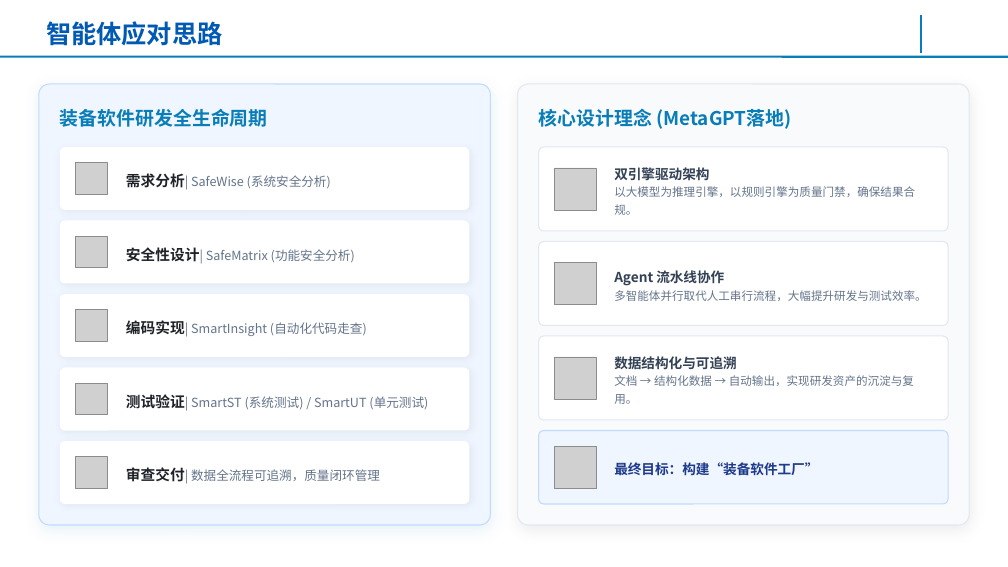
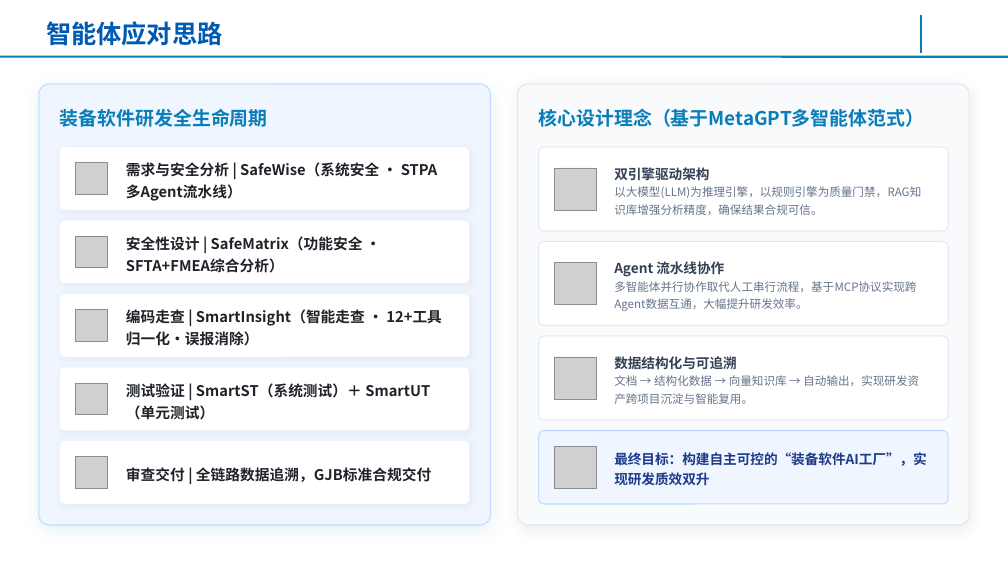
Before and after one commit to AgentForSE/.github, a slide deck: slide 5 of 基于AgentForSE五大智能体的装备软件智能研发平台-0.1.pptx. Drawn at 1008x567 pixels with LibreOffice and Linux fonts; fonts in the diff are those of the drawing; grey boxes stand for pictures; background and template pictures are left out. Boxes give left, top, right and bottom in pixels: in the first picture for what was removed or moved away, otherwise in the second. Text is boxed around its words. In the diff, an @@ line names an element or a change of style, - is before the commit and + after.

```diff
--- a/基于AgentForSE五大智能体的装备软件智能研发平台-0.1.pptx
+++ b/基于AgentForSE五大智能体的装备软件智能研发平台-0.1.pptx
@@ text at [539, 109, 925, 127]: text changed @@
-核心设计理念 (MetaGPT落地)
+核心设计理念（基于MetaGPT多智能体范式）
@@ text at [126, 162, 379, 177]: text changed; size 12 to 14 pt; text colour #64748B to #1F2329; bold on @@
-需求分析| SafeWise (系统安全分析)
+需求与安全分析 | SafeWise（系统安全 · STPA多Agent流水线）
@@ text at [614, 186, 921, 215]: text changed @@
-以大模型为推理引擎，以规则引擎为质量门禁，确保结果合规。
+以大模型(LLM)为推理引擎，以规则引擎为质量门禁，RAG知识库增强分析精度，确保结果合规可信。
@@ text at [126, 236, 363, 273]: text changed; size 12 to 14 pt; text colour #64748B to #1F2329; bold on @@
-安全性设计| SafeMatrix (功能安全分析)
+安全性设计 | SafeMatrix（功能安全 · SFTA+FMEA综合分析）
@@ text at [614, 281, 916, 311]: text changed @@
-多智能体并行取代人工串行流程，大幅提升研发与测试效率。
+多智能体并行协作取代人工串行流程，基于MCP协议实现跨Agent数据互通，大幅提升研发效率。
@@ text at [126, 309, 442, 346]: text changed; size 12 to 14 pt; text colour #64748B to #1F2329; bold on @@
-编码实现| SmartInsight (自动化代码走查)
+编码走查 | SmartInsight（智能走查 · 12+工具归一化·误报消除）
@@ text at [126, 383, 430, 420]: text changed; size 12 to 14 pt; text colour #64748B to #1F2329; bold on @@
-测试验证| SmartST (系统测试) / SmartUT (单元测试)
+测试验证 | SmartST（系统测试）＋ SmartUT（单元测试）
@@ text at [614, 375, 919, 404]: text changed @@
-文档 → 结构化数据 → 自动输出，实现研发资产的沉淀与复用。
+文档 → 结构化数据 → 向量知识库 → 自动输出，实现研发资产跨项目沉淀与智能复用。
@@ text at [126, 467, 431, 482]: text changed; size 12 to 14 pt; text colour #64748B to #1F2329; bold on @@
-审查交付| 数据全流程可追溯，质量闭环管理
+审查交付 | 全链路数据追溯，GJB标准合规交付
@@ text at [614, 452, 927, 485]: text changed @@
-最终目标：构建“装备软件工厂”
+最终目标：构建自主可控的“装备软件AI工厂”，实现研发质效双升
```
Also in this commit, not shown: 8 other slides changed.
